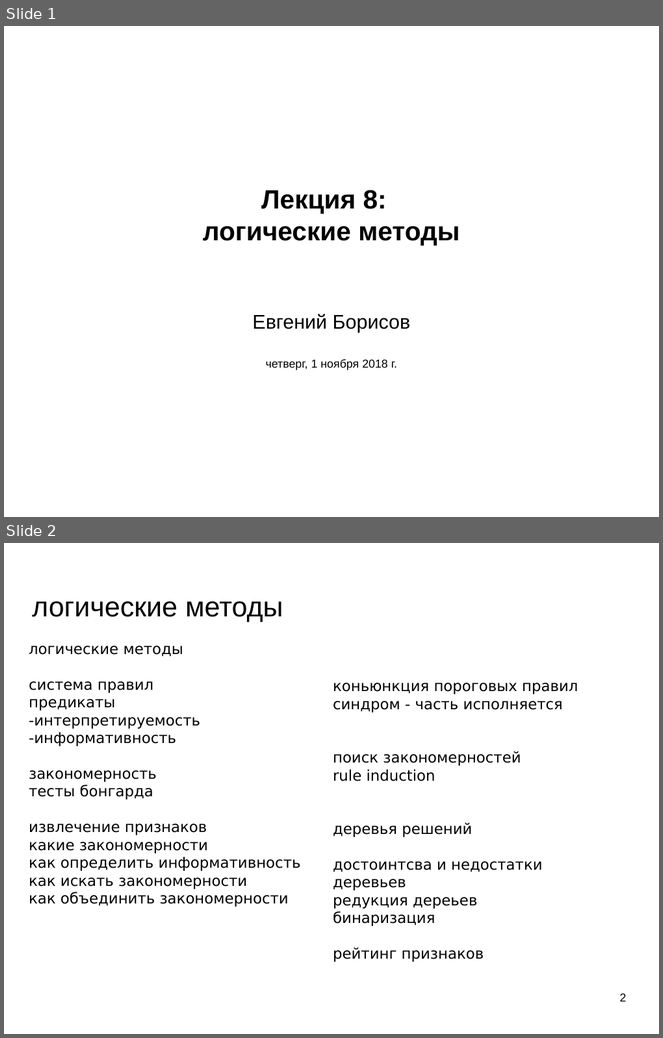
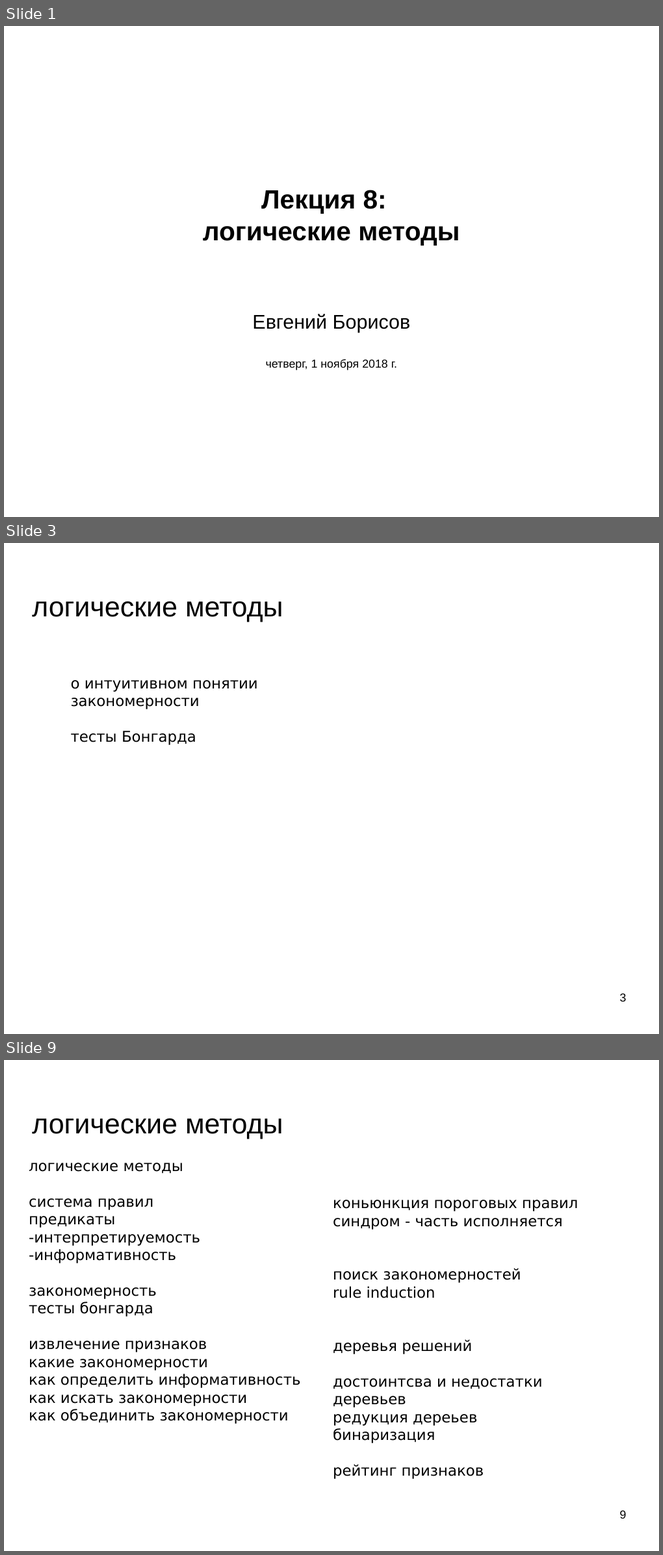
Before and after one commit to mechanoid5/ml_lectorium_legacy, a slide deck: 08-logical.odp. Shown one above the other, each under a label of ours: slides 1 and 2 before the commit, slides 1, 3 and 9 after it; the slides between them are not shown. The pictures are 663x1038 and 663x1555 pixels, drawn with LibreOffice and Linux fonts; fonts in the diff are those of the drawing; background and template pictures are left out. Boxes give left, top, right and bottom in pixels: in the first picture for what was removed or moved away, otherwise in the second. Text is boxed around its words. In the diff, an @@ line names an element or a change of style, - is before the commit and + after.

```diff
--- a/08-logical.odp
+++ b/08-logical.odp
@@ slide 3 added at (4, 543, 659, 1034), background picture (left out) @@
@@ title added at (32, 601, 283, 622), 33.9 pt, text #000000 @@
+логические методы
@@ text added at (71, 680, 258, 745), 18 pt, text #000000 @@
+о интуитивном понятии закономерности
+тесты Бонгарда
@@ page number added at (620, 993, 627, 1002), 14 pt, text #000000 @@
+3
@@ what was slide 2 is now slide 9 @@
@@ page number at (620, 1510, 627, 1519): text changed @@
-2
+9
```
Also in this commit, not shown: 6 other slides added, 2 other files.
